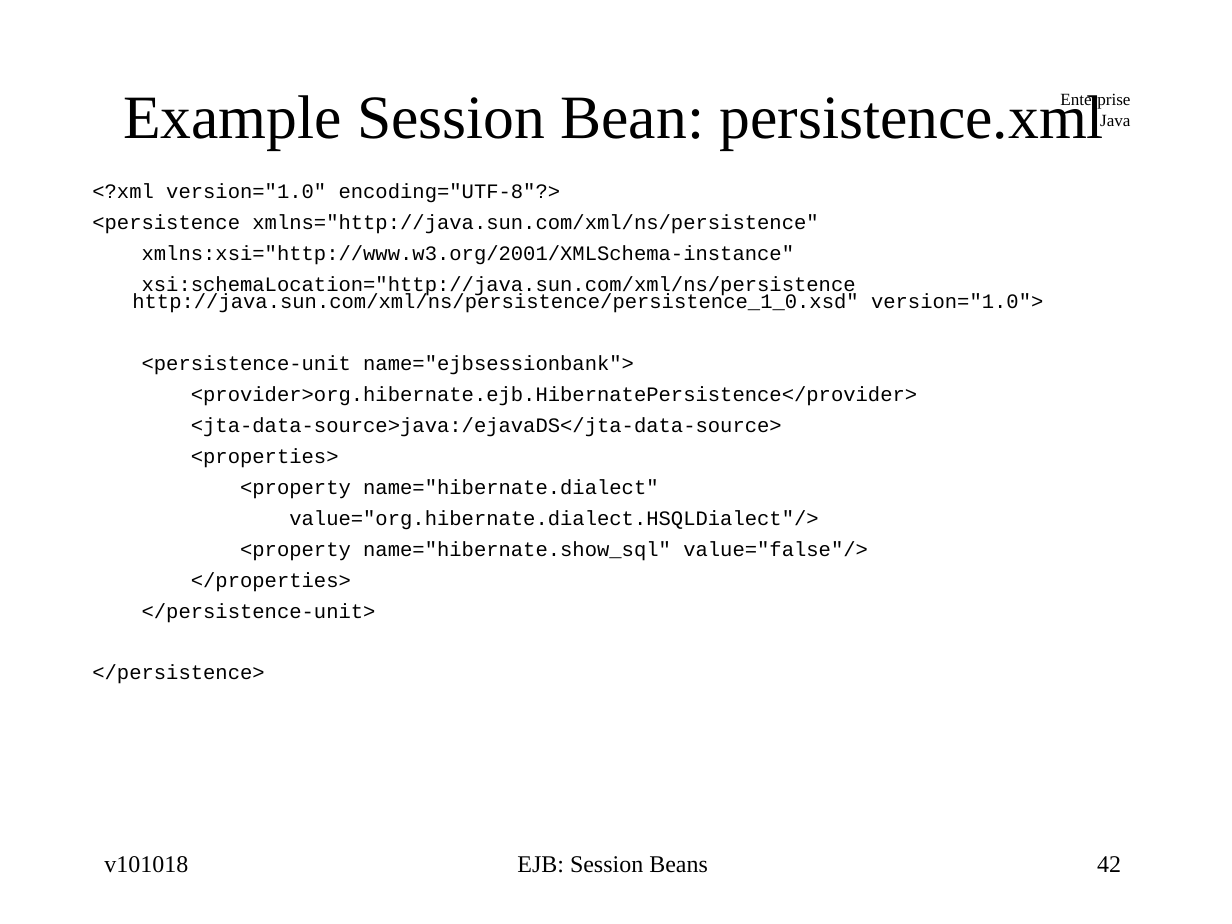
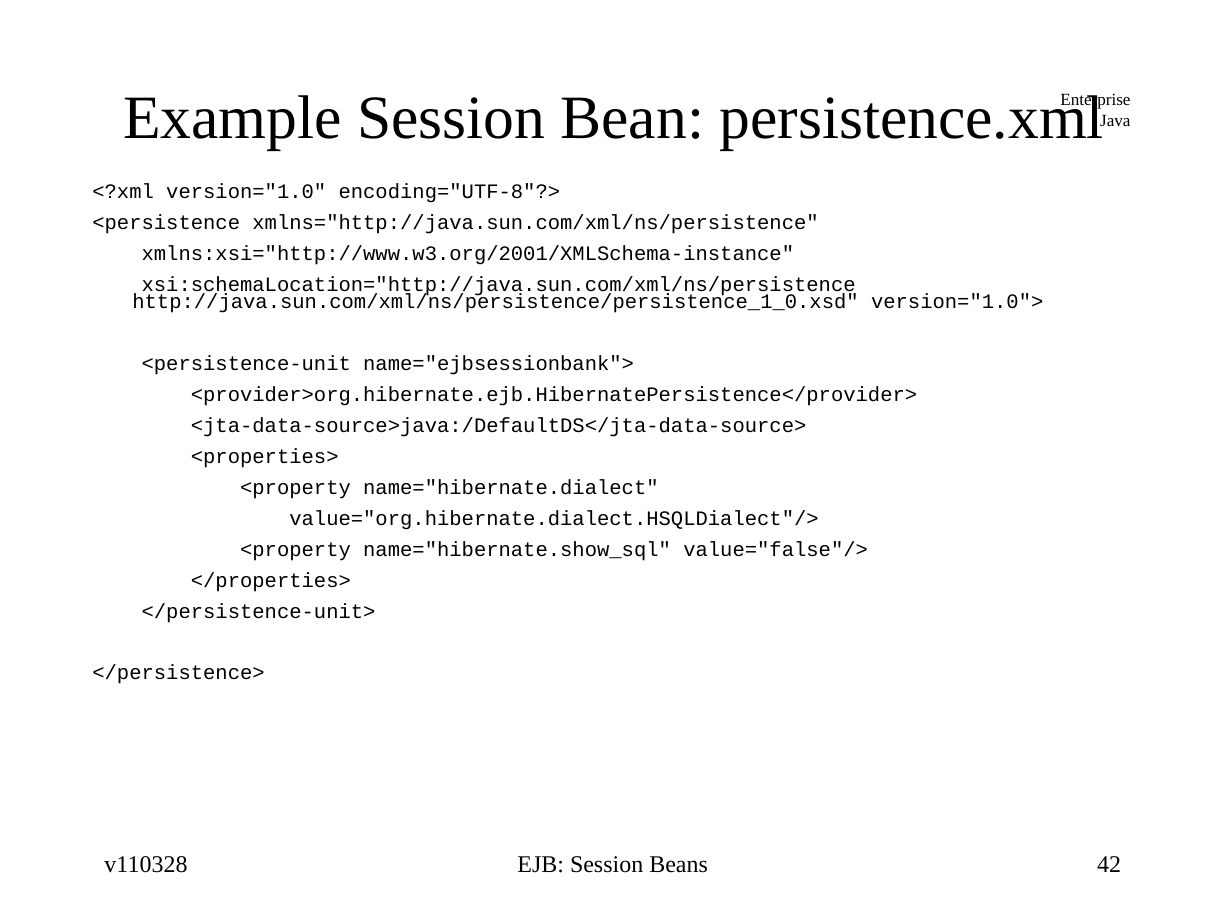
Before and after one commit to jcstaff/ejava-javaee, a slide deck: slide 42 of ejbsessionBank/src/site/resources/lectures/ejbSession.ppt. Drawn at 1232x924 pixels with LibreOffice and Linux fonts; fonts in the diff are those of the drawing. Boxes give left, top, right and bottom in pixels: in the first picture for what was removed or moved away, otherwise in the second. Text is boxed around its words. In the diff, an @@ line names an element or a change of style, - is before the commit and + after.

```diff
--- a/ejbsessionBank/src/site/resources/lectures/ejbSession.ppt
+++ b/ejbsessionBank/src/site/resources/lectures/ejbSession.ppt
@@ text at <box>191,417,807,437</box>: text changed @@
-<jta-data-source>java:/ejavaDS</jta-data-source>
+<jta-data-source>java:/DefaultDS</jta-data-source>
@@ text at <box>104,856,187,873</box>: text changed @@
-v101018
+v110328
```
Also in this commit, not shown: 74 other slides changed, 2 slides added, 1 slide removed, 2 other files.
